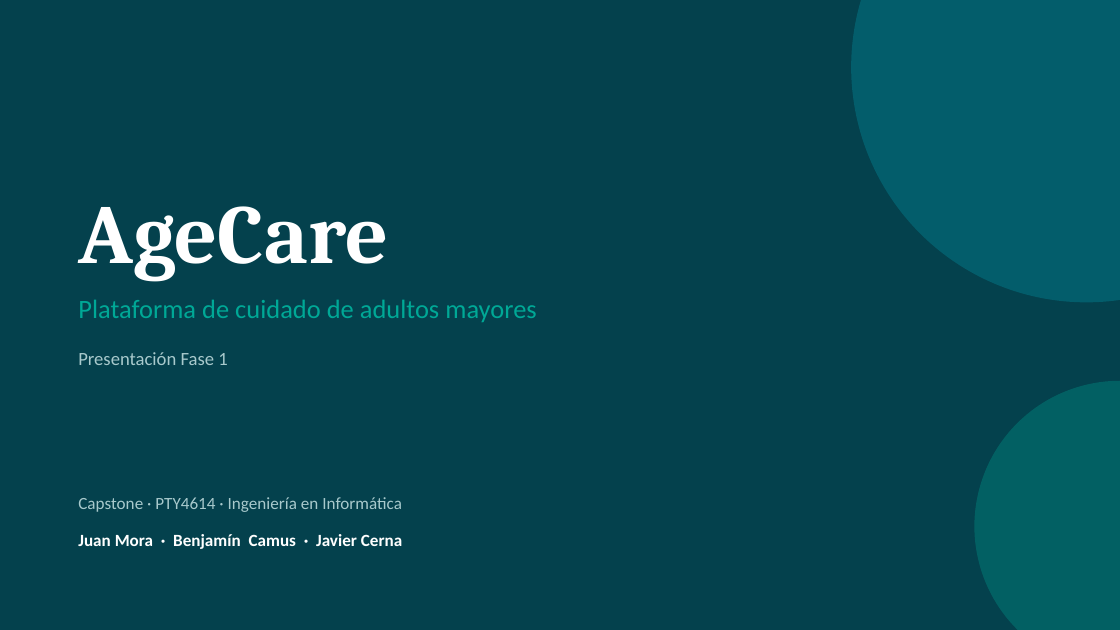
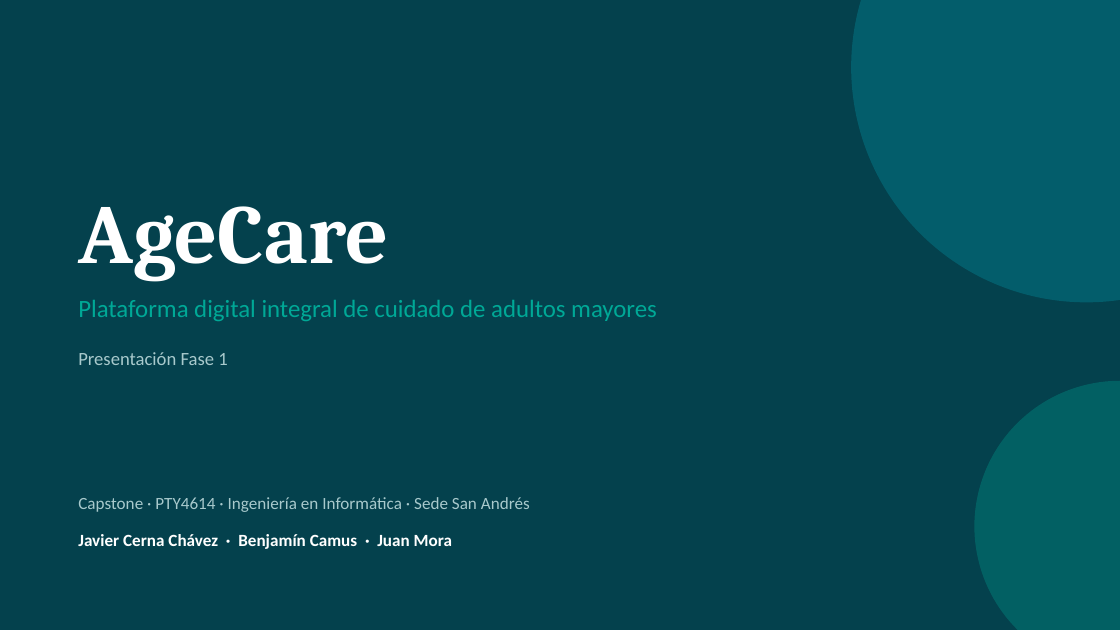
Before and after one commit to Jaacern/G1_CAPSTONE_003D, a slide deck: slide 1 of Fase 1/Evidencias Grupales/Presentación idea de proyecto.pptx. Drawn at 1120x630 pixels with LibreOffice and Linux fonts; fonts in the diff are those of the drawing. Boxes give left, top, right and bottom in pixels: in the first picture for what was removed or moved away, otherwise in the second. Text is boxed around its words. In the diff, an @@ line names an element or a change of style, - is before the commit and + after.

```diff
--- a/Fase 1/Evidencias Grupales/Presentación idea de proyecto.pptx
+++ b/Fase 1/Evidencias Grupales/Presentación idea de proyecto.pptx
@@ text at [78, 300, 657, 321]: text changed; size 17 to 16 pt @@
-Plataforma de cuidado de adultos mayores
+Plataforma digital integral de cuidado de adultos mayores
@@ text at [78, 497, 530, 512]: text changed @@
-Capstone · PTY4614 · Ingeniería en Informática
+Capstone · PTY4614 · Ingeniería en Informática · Sede San Andrés
@@ text at [78, 534, 452, 549]: text changed @@
-Juan Mora · Benjamín Camus · Javier Cerna
+Javier Cerna Chávez · Benjamín Camus · Juan Mora
```
Also in this commit, not shown: 8 other slides changed, 1 other file.
